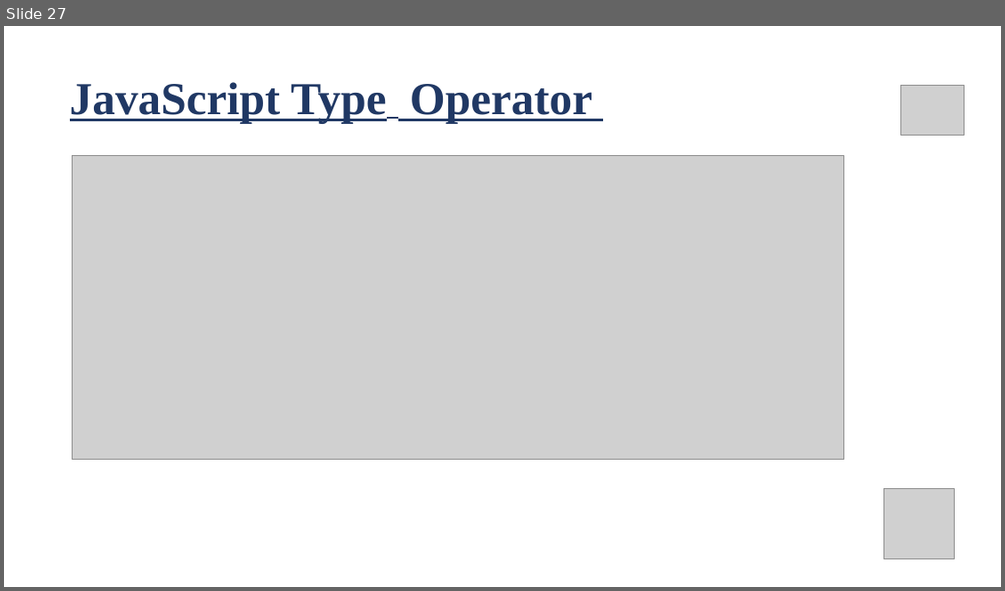
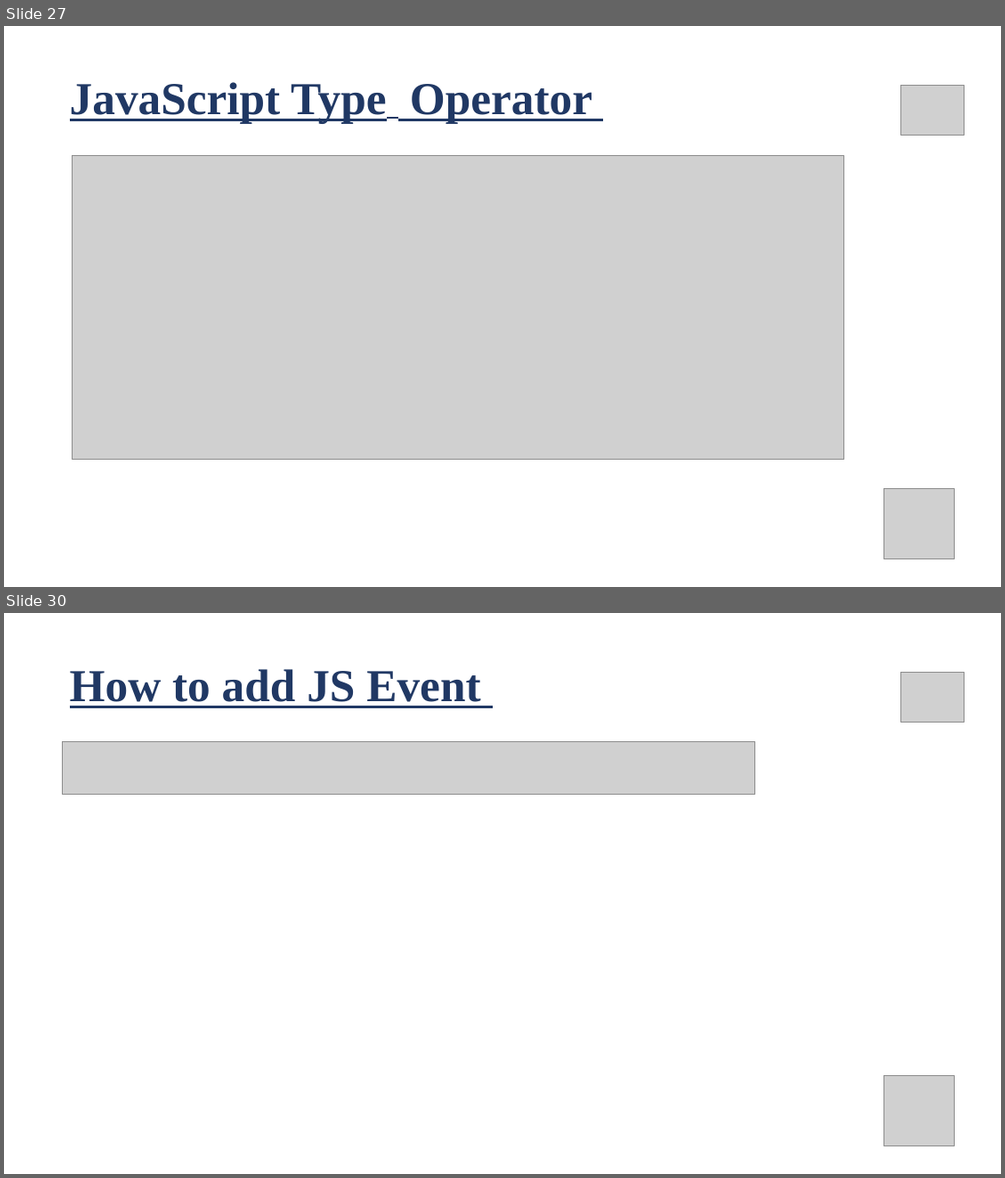
Before and after one commit to pappudey/Course-Code-, a slide deck: js 1st class slide - part 01 .pptx. Shown one above the other, each under a label of ours: slide 27 before the commit, slides 27 and 30 after it; the slides between them are not shown. The pictures are 1005x591 and 1005x1178 pixels, drawn with LibreOffice and Linux fonts; fonts in the diff are those of the drawing; grey boxes stand for pictures. Boxes give left, top, right and bottom in pixels: in the first picture for what was removed or moved away, otherwise in the second. Text is boxed around its words. In the diff, an @@ line names an element or a change of style, - is before the commit and + after.

```diff
--- a/js 1st class slide - part 01 .pptx
+++ b/js 1st class slide - part 01 .pptx
@@ slide 30 added at <box>4,613,1001,1174</box>, background #FFFFFF @@
@@ title added at <box>70,669,480,708</box>, 44 pt, text #203864, bold, underline @@
+How to add JS Event
@@ picture added at <box>901,672,964,723</box> @@
@@ picture added at <box>63,742,755,794</box> @@
@@ picture added at <box>884,1075,955,1145</box> @@
```
Also in this commit, not shown: 11 other slides added, 2 other files.
